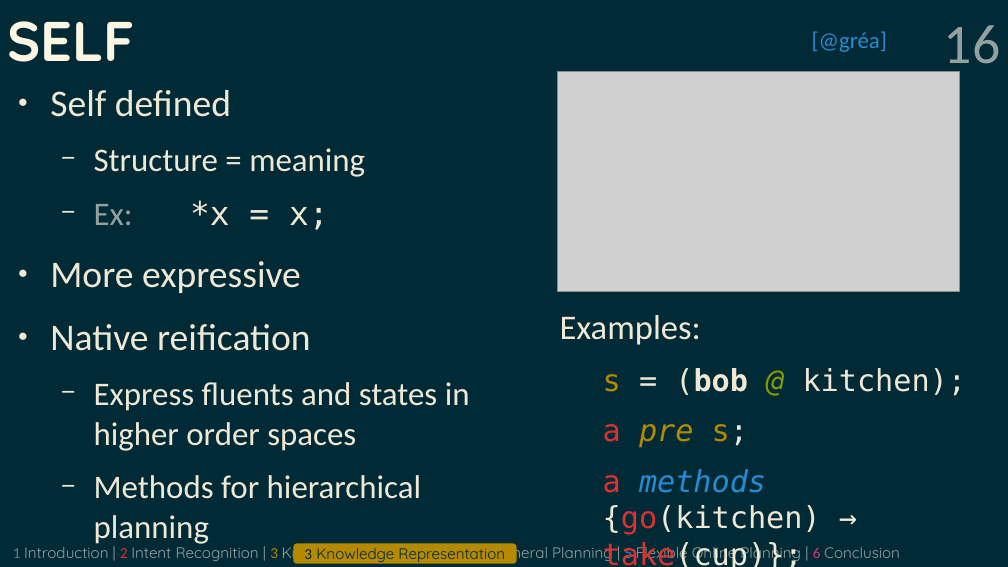
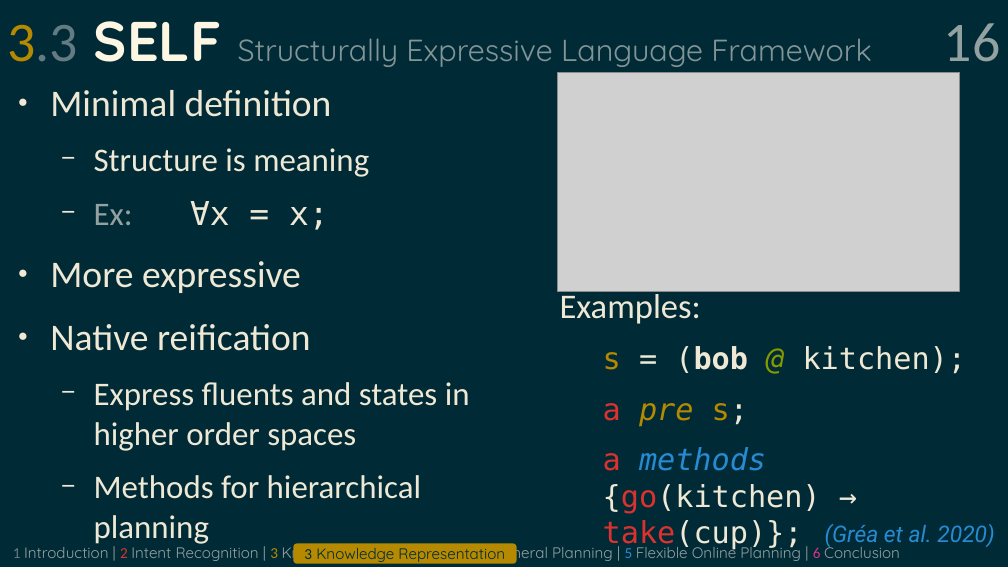
Before and after one commit to grea09/gennio, a slide deck: slide 16 of doc/defense.odp. Drawn at 1008x567 pixels with LibreOffice and Linux fonts; fonts in the diff are those of the drawing; grey boxes stand for pictures. Boxes give left, top, right and bottom in pixels: in the first picture for what was removed or moved away, otherwise in the second. Text is boxed around its words. In the diff, an @@ line names an element or a change of style, - is before the commit and + after.

```diff
--- a/doc/defense.odp
+++ b/doc/defense.odp
@@ title at box(7, 21, 872, 67): text changed; size 44 to 24 pt; text colour #FDF6E3 to #839496; bold off @@
-SELF
+3.3 SELF Structurally Expressive Language Framework
@@ page number at box(944, 23, 1001, 75): vertical alignment top to middle @@
@@ text removed at box(812, 31, 887, 52) @@
-[@gréa]
@@ text at box(50, 90, 369, 230): text changed @@
-● Self defined
-  − Structure = meaning
-  − Ex: *x = x;
+● Minimal definition
+  − Structure is meaning
+  − Ex: ∀x = x;
@@ text "Examples:" rewrapped from box(560, 315, 966, 567) to box(560, 289, 966, 549) @@
@@ text added at box(825, 524, 994, 548), 18 pt, text #268BD2, italic @@
+(Gréa et al. 2020)
```
Also in this commit, not shown: 25 other slides changed, 1 slide added, 50 other files.
